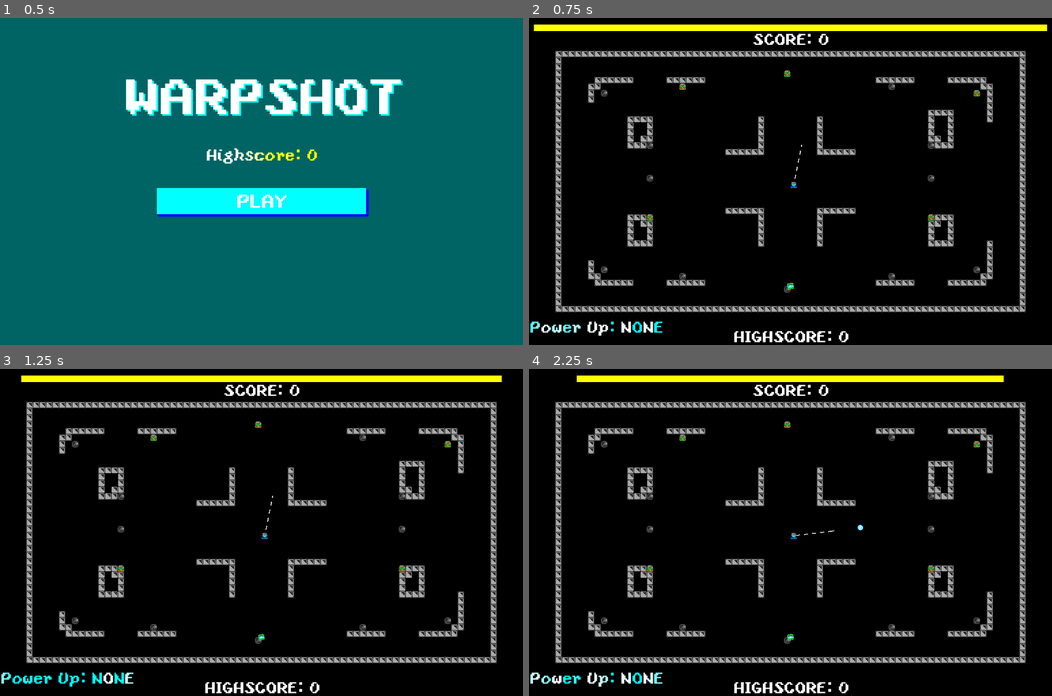
Above: before the commit, frames 1-4 (two rows, left to right).
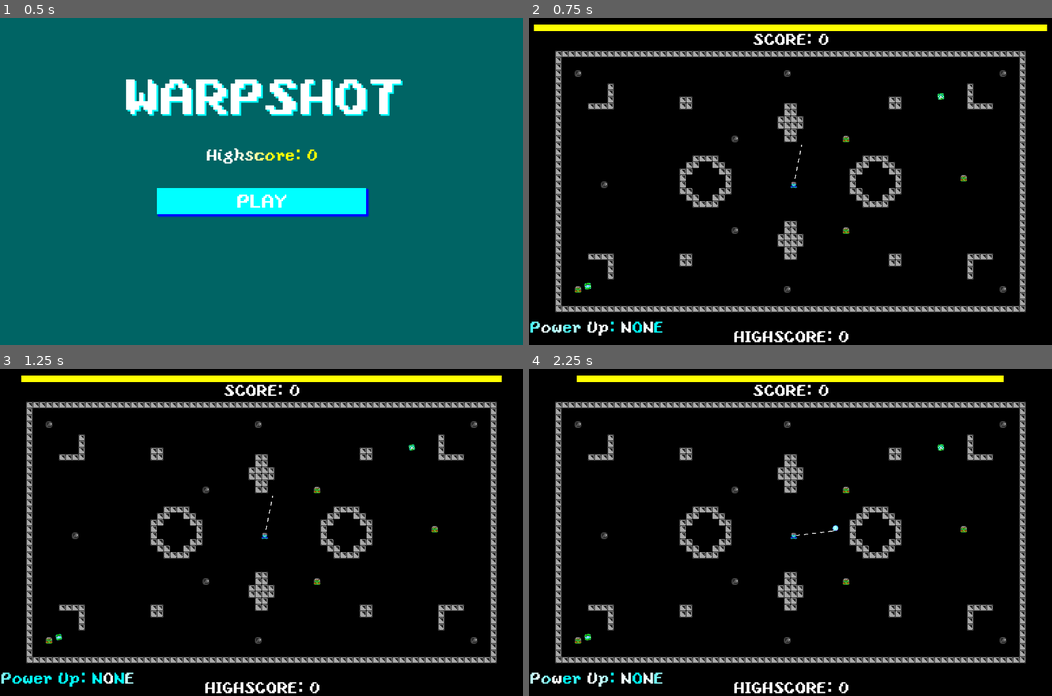
Above: after the commit, the same moments.

Repository: grecchus/warpshot
Game: Godot game, scene res://main_menu.tscn
Two runs of this game, one before a commit and one after it. Both use one fixed random seed, a clock stepped at 60 frames per second and the inputs below.
Inputs (mouse positions are in pixels of both pictures, inside the frame that each line leads up to):
- Up to frame 1 (0.5 s): no input
- Up to frame 2 (0.75 s): click "PLAY" at 0.5 s
- Up to frame 3 (1.25 s): no input
- Up to frame 4 (2.25 s): move the mouse to (905, 516) at 1.27 s; press the mouse at (905, 516) at 1.28 s; move the mouse to (685, 548) at 2.02 s; release the mouse at (685, 548) at 2.03 s; click (685, 548) at 2.1 s

Frame 1 is identical in both runs. In frame 2, 7.9% of the frame differs, in the area x 8-92%, y 16-84%; in frame 3, 7.9%; in frame 4, 8.0%.
Error before the commit: Attempt to call function 'get_64' in base 'null instance' on a null instance. (res://main_menu.gd:14)

Commit message:
clone position fix

Diff:
--- a/Levels/level0.tscn
+++ b/Levels/level0.tscn
@@ -484,7 +484,7 @@
 sources/2 = SubResource("TileSetAtlasSource_fo501")
 
 [sub_resource type="RectangleShape2D" id="RectangleShape2D_mt88t"]
-size = Vector2(16, 608)
+size = Vector2(128, 608)
 
 [sub_resource type="RectangleShape2D" id="RectangleShape2D_8bsjs"]
 size = Vector2(64, 16)
@@ -520,7 +520,7 @@
 size = Vector2(64, 16)
 
 [sub_resource type="RectangleShape2D" id="RectangleShape2D_4jjva"]
-size = Vector2(1152, 16)
+size = Vector2(1392, 137)
 
 [sub_resource type="RectangleShape2D" id="RectangleShape2D_mleh1"]
 size = Vector2(32, 32)
@@ -541,7 +541,7 @@
 size = Vector2(32, 32)
 
 [sub_resource type="RectangleShape2D" id="RectangleShape2D_8418q"]
-size = Vector2(1152, 16)
+size = Vector2(1400, 192)
 
 [sub_resource type="RectangleShape2D" id="RectangleShape2D_jou3w"]
 size = Vector2(64, 16)
@@ -577,144 +577,144 @@
 size = Vector2(64, 16)
 
 [sub_resource type="RectangleShape2D" id="RectangleShape2D_hynr3"]
-size = Vector2(16, 608)
-
-[node name="Level0" type="Node2D"]
+size = Vector2(144, 608)
+
+[node name="Level0" type="Node2D" unique_id=1249133451]
 script = ExtResource("1_ava50")
 
-[node name="Tilemap" type="TileMapLayer" parent="."]
+[node name="Tilemap" type="TileMapLayer" parent="." unique_id=603861069]
 tile_map_data = PackedByteArray("AAAAAAAAAAAAAAEAAAAaAAAAAAABAAAAAAABAAAAAAABAAAAAAACAAAAAAABAAAAAAADAAAAAAABAAAAAAAEAA …(6672 unchanged characters)…
 tile_set = SubResource("TileSet_i5m6n")
 
-[node name="CollisionBaker" type="StaticBody2D" parent="."]
+[node name="CollisionBaker" type="StaticBody2D" parent="." unique_id=172852876]
 collision_layer = 4
 script = ExtResource("5_byalx")
 tilemaplayers_nodepaths = Array[NodePath]([NodePath("../Tilemap")])
 
-[node name="CollisionShape2D" type="CollisionShape2D" parent="CollisionBaker"]
-position = Vector2(8, 320)
+[node name="CollisionShape2D" type="CollisionShape2D" parent="CollisionBaker" unique_id=1733080843]
+position = Vector2(-48, 320)
 shape = SubResource("RectangleShape2D_mt88t")
 
-[node name="CollisionShape2D2" type="CollisionShape2D" parent="CollisionBaker"]
+[node name="CollisionShape2D2" type="CollisionShape2D" parent="CollisionBaker" unique_id=1706257292]
 position = Vector2(112, 136)
 shape = SubResource("RectangleShape2D_8bsjs")
 
-[node name="CollisionShape2D3" type="CollisionShape2D" parent="CollisionBaker"]
+[node name="CollisionShape2D3" type="CollisionShape2D" parent="CollisionBaker" unique_id=1002035294]
 position = Vector2(112, 504)
 shape = SubResource("RectangleShape2D_y5boo")
 
-[node name="CollisionShape2D4" type="CollisionShape2D" parent="CollisionBaker"]
+[node name="CollisionShape2D4" type="CollisionShape2D" parent="CollisionBaker" unique_id=627130744]
 position = Vector2(136, 104)
 shape = SubResource("RectangleShape2D_56ill")
 
-[node name="CollisionShape2D5" type="CollisionShape2D" parent="CollisionBaker"]
+[node name="CollisionShape2D5" type="CollisionShape2D" parent="CollisionBaker" unique_id=1970378861]
 position = Vector2(136, 536)
 shape = SubResource("RectangleShape2D_vnosv")
 
-[node name="CollisionShape2D6" type="CollisionShape2D" parent="CollisionBaker"]
+[node name="CollisionShape2D6" type="CollisionShape2D" parent="CollisionBaker" unique_id=1844989202]
 position = Vector2(320, 128)
 shape = SubResource("RectangleShape2D_1fxq0")
 
-[node name="CollisionShape2D7" type="CollisionShape2D" parent="CollisionBaker"]
+[node name="CollisionShape2D7" type="CollisionShape2D" parent="CollisionBaker" unique_id=1392908068]
 position = Vector2(320, 512)
 shape = SubResource("RectangleShape2D_h3j02")
 
-[node name="CollisionShape2D8" type="CollisionShape2D" parent="CollisionBaker"]
+[node name="CollisionShape2D8" type="CollisionShape2D" parent="CollisionBaker" unique_id=247830295]
 position = Vector2(368, 264)
 shape = SubResource("RectangleShape2D_w3g8m")
 
-[node name="CollisionShape2D9" type="CollisionShape2D" parent="CollisionBaker"]
+[node name="CollisionShape2D9" type="CollisionShape2D" parent="CollisionBaker" unique_id=2066231243]
 position = Vector2(368, 280)
 shape = SubResource("RectangleShape2D_yi0fq")
 
-[node name="CollisionShape2D10" type="CollisionShape2D" parent="CollisionBaker"]
+[node name="CollisionShape2D10" type="CollisionShape2D" parent="CollisionBaker" unique_id=1217633483]
 position = Vector2(368, 320)
 shape = SubResource("RectangleShape2D_36asw")
 
-[node name="CollisionShape2D11" type="CollisionShape2D" parent="CollisionBaker"]
+[node name="CollisionShape2D11" type="CollisionShape2D" parent="CollisionBaker" unique_id=1504256600]
 position = Vector2(368, 360)
 shape = SubResource("RectangleShape2D_qkfnc")
 
-[node name="CollisionShape2D12" type="CollisionShape2D" parent="CollisionBaker"]
+[node name="CollisionShape2D12" type="CollisionShape2D" parent="CollisionBaker" unique_id=1547422183]
 position = Vector2(368, 376)
 shape = SubResource("RectangleShape2D_5ky7i")
 
-[node name="CollisionShape2D13" type="CollisionShape2D" parent="CollisionBaker"]
-position = Vector2(576, 8)
+[node name="CollisionShape2D13" type="CollisionShape2D" parent="CollisionBaker" unique_id=725301336]
+position = Vector2(584, -52.5)
 shape = SubResource("RectangleShape2D_4jjva")
 
-[node name="CollisionShape2D14" type="CollisionShape2D" parent="CollisionBaker"]
+[node name="CollisionShape2D14" type="CollisionShape2D" parent="CollisionBaker" unique_id=1237299706]
 position = Vector2(576, 144)
 shape = SubResource("RectangleShape2D_mleh1")
 
-[node name="CollisionShape2D15" type="CollisionShape2D" parent="CollisionBaker"]
+[node name="CollisionShape2D15" type="CollisionShape2D" parent="CollisionBaker" unique_id=1234740273]
 position = Vector2(576, 176)
 shape = SubResource("RectangleShape2D_s7mgi")
 
-[node name="CollisionShape2D16" type="CollisionShape2D" parent="CollisionBaker"]
+[node name="CollisionShape2D16" type="CollisionShape2D" parent="CollisionBaker" unique_id=168527501]
 position = Vector2(576, 208)
 shape = SubResource("RectangleShape2D_0rsvm")
 
-[node name="CollisionShape2D17" type="CollisionShape2D" parent="CollisionBaker"]
+[node name="CollisionShape2D17" type="CollisionShape2D" parent="CollisionBaker" unique_id=1420928697]
 position = Vector2(576, 432)
 shape = SubResource("RectangleShape2D_q7ag1")
 
-[node name="CollisionShape2D18" type="CollisionShape2D" parent="CollisionBaker"]
+[node name="CollisionShape2D18" type="CollisionShape2D" parent="CollisionBaker" unique_id=274502466]
 position = Vector2(576, 464)
 shape = SubResource("RectangleShape2D_xadlj")
 
-[node name="CollisionShape2D19" type="CollisionShape2D" parent="CollisionBaker"]
+[node name="CollisionShape2D19" type="CollisionShape2D" parent="CollisionBaker" unique_id=2034414456]
 position = Vector2(576, 496)
 shape = SubResource("RectangleShape2D_3h32f")
 
-[node name="CollisionShape2D20" type="CollisionShape2D" parent="CollisionBaker"]
-position = Vector2(576, 632)
+[node name="CollisionShape2D20" type="CollisionShape2D" parent="CollisionBaker" unique_id=1276622923]
+position = Vector2(588, 720)
 shape = SubResource("RectangleShape2D_8418q")
 
-[node name="CollisionShape2D21" type="CollisionShape2D" parent="CollisionBaker"]
+[node name="CollisionShape2D21" type="CollisionShape2D" parent="CollisionBaker" unique_id=528439727]
 position = Vector2(784, 264)
 shape = SubResource("RectangleShape2D_jou3w")
 
-[node name="CollisionShape2D22" type="CollisionShape2D" parent="CollisionBaker"]
+[node name="CollisionShape2D22" type="CollisionShape2D" parent="CollisionBaker" unique_id=657492250]
 position = Vector2(784, 280)
 shape = SubResource("RectangleShape2D_ctlm8")
 
-[node name="CollisionShape2D23" type="CollisionShape2D" parent="CollisionBaker"]
+[node name="CollisionShape2D23" type="CollisionShape2D" parent="CollisionBaker" unique_id=1300840635]
 position = Vector2(784, 320)
 shape = SubResource("RectangleShape2D_ohdp6")
 
-[node name="CollisionShape2D24" type="CollisionShape2D" parent="CollisionBaker"]
+[node name="CollisionShape2D24" type="CollisionShape2D" parent="CollisionBaker" unique_id=432587758]
 position = Vector2(784, 360)
 shape = SubResource("RectangleShape2D_dbywc")
 
-[node name="CollisionShape2D25" type="CollisionShape2D" parent="CollisionBaker"]
+[node name="CollisionShape2D25" type="CollisionShape2D" parent="CollisionBaker" unique_id=590661687]
 position = Vector2(784, 376)
 shape = SubResource("RectangleShape2D_lgnjc")
 
-[node name="CollisionShape2D26" type="CollisionShape2D" parent="CollisionBaker"]
+[node name="CollisionShape2D26" type="CollisionShape2D" parent="CollisionBaker" unique_id=599387486]
 position = Vector2(832, 128)
 shape = SubResource("RectangleShape2D_yp3eg")
 
-[node name="CollisionShape2D27" type="CollisionShape2D" parent="CollisionBaker"]
+[node name="CollisionShape2D27" type="CollisionShape2D" parent="CollisionBaker" unique_id=326695318]
 position = Vector2(832, 512)
 shape = SubResource("RectangleShape2D_v3mag")
 
-[node name="CollisionShape2D28" type="CollisionShape2D" parent="CollisionBaker"]
+[node name="CollisionShape2D28" type="CollisionShape2D" parent="CollisionBaker" unique_id=1570211057]
 position = Vector2(1016, 104)
 shape = SubResource("RectangleShape2D_hvwk6")
 
-[node name="CollisionShape2D29" type="CollisionShape2D" parent="CollisionBaker"]
+[node name="CollisionShape2D29" type="CollisionShape2D" parent="CollisionBaker" unique_id=1098204947]
 position = Vector2(1016, 536)
 shape = SubResource("RectangleShape2D_bukcg")
 
-[node name="CollisionShape2D30" type="CollisionShape2D" parent="CollisionBaker"]
+[node name="CollisionShape2D30" type="CollisionShape2D" parent="CollisionBaker" unique_id=1985757036]
 position = Vector2(1040, 136)
 shape = SubResource("RectangleShape2D_tqcpl")
 
-[node name="CollisionShape2D31" type="CollisionShape2D" parent="CollisionBaker"]
+[node name="CollisionShape2D31" type="CollisionShape2D" parent="CollisionBaker" unique_id=579428252]
 position = Vector2(1040, 504)
 shape = SubResource("RectangleShape2D_e1onx")
 
-[node name="CollisionShape2D32" type="CollisionShape2D" parent="CollisionBaker"]
-position = Vector2(1144, 320)
+[node name="CollisionShape2D32" type="CollisionShape2D" parent="CollisionBaker" unique_id=48367390]
+position = Vector2(1208, 320)
 shape = SubResource("RectangleShape2D_hynr3")
--- a/main.gd
+++ b/main.gd
@@ -46,6 +46,8 @@
 	new_game()
 
 func _process(delta: float) -> void:
+	#$Label.text = str(get_local_mouse_position())
+	#$Label.position = get_local_mouse_position()
 	var tl_to_tt : float = $TurnTimer.time_left / turn_time
 	$UI_Canvas/UI/Score.text = "SCORE: " + str(score)
 	$UI_Canvas/UI/TurnTime.scale.x = tl_to_tt
@@ -152,7 +154,7 @@
 	for c in $Level.get_children():
 		c.queue_free()
 
-	var loaded_level = load("res://Levels/level1.tscn") #To be changed
+	var loaded_level = load("res://Levels/level0.tscn") #To be changed
 	var level_instance = loaded_level.instantiate()
 	$Level.add_child(level_instance)
 
@@ -202,6 +204,8 @@
 ########################################################
 
 func spawn_enemies():
+	for sp in enemy_spawnpoints:
+		if check_tile_for_player(sp): print(sp)
 	if(enemy_spawnpoints.is_empty()): return
 	var temp_es = enemy_spawnpoints.duplicate()
 	var new_enemies_nr = clamp(temp_es.size() / 3, 1, temp_es.size())
@@ -209,6 +213,9 @@
 	for ne in new_enemies_nr:
 		var enemy_pos = temp_es.pick_random()
 		temp_es.erase(enemy_pos)
+		while(check_tile_for_player(enemy_pos) and temp_es.size() > 0):
+			enemy_pos = temp_es.pick_random()
+			temp_es.erase(enemy_pos)
 		#spawning
 #		set solid on spawn
 		astar_grid.set_point_solid(enemy_pos)
@@ -220,13 +227,15 @@
 		new_enemy.add_to_group("enemies")
 
 func spawn_powerups():
+	for sp in enemy_spawnpoints:
+		print(check_tile_for_player(sp))
 	if(free_pu_spawnpoints.is_empty()): return
 	var new_powerups_nr = clamp(free_pu_spawnpoints.size() / 4, 1, free_pu_spawnpoints.size())
 	for np in new_powerups_nr:
 		var powerup_pos = free_pu_spawnpoints.pick_random()
 		free_pu_spawnpoints.erase(powerup_pos)
 		#spawning
-#		set solid on spawn
+		#set solid on spawn
 		powerup_pos = GV.tilemap.map_to_local(powerup_pos)
 		var new_powerup = powerup_scene.instantiate()
 		$PowerUps.add_child(new_powerup)
@@ -248,3 +257,16 @@
 
 	if(free_pu_spawnpoints.has(tm_pos)): return
 	free_pu_spawnpoints.append(tm_pos)
+
+func check_tile_for_player(tile : Vector2i) -> bool:
+	var space = get_world_2d().direct_space_state
+	var intersected_objects : Array
+	var query = PhysicsShapeQueryParameters2D.new()
+	query.collision_mask = 2
+	query.shape = RectangleShape2D.new()
+	query.shape.size = GV.TILE_SIZE
+	query.transform = query.transform.translated(GV.tilemap.map_to_local(tile)+GV.tilemap_offset)
+	intersected_objects = space.intersect_shape(query)
+	for object in intersected_objects:
+		if object["collider"] is Player: return true
+	return false
--- a/main.tscn
+++ b/main.tscn
@@ -25,40 +25,40 @@
 shader_parameter/alpha = 1.0
 shader_parameter/shine_speed = 8.0
 
-[node name="Main" type="Node2D"]
+[node name="Main" type="Node2D" unique_id=1829782946]
 position = Vector2(64, 80)
 script = ExtResource("1_0dwys")
 
-[node name="TurnTimer" type="Timer" parent="."]
+[node name="TurnTimer" type="Timer" parent="." unique_id=1221142894]
 
-[node name="Enemies" type="Node" parent="."]
+[node name="Enemies" type="Node" parent="." unique_id=322366976]
 script = ExtResource("2_7w0fp")
 
-[node name="PowerUps" type="Node" parent="."]
+[node name="PowerUps" type="Node" parent="." unique_id=620313244]
 
-[node name="PowerUpManager" type="Node" parent="."]
+[node name="PowerUpManager" type="Node" parent="." unique_id=266154587]
 script = ExtResource("3_bi4ek")
 
-[node name="Clone" type="Node" parent="PowerUpManager"]
+[node name="Clone" type="Node" parent="PowerUpManager" unique_id=987120846]
 script = ExtResource("5_omrfx")
 
-[node name="Explosion" type="Node" parent="PowerUpManager"]
+[node name="Explosion" type="Node" parent="PowerUpManager" unique_id=1307148561]
 script = ExtResource("6_87nf5")
 
-[node name="Shield" type="Node" parent="PowerUpManager"]
+[node name="Shield" type="Node" parent="PowerUpManager" unique_id=338885676]
 script = ExtResource("7_ni1p4")
 
-[node name="Player" parent="." instance=ExtResource("8_itflu")]
+[node name="Level" type="Node2D" parent="." unique_id=1668155318]
 
-[node name="Level" type="Node2D" parent="."]
+[node name="Player" parent="." unique_id=418113694 instance=ExtResource("8_itflu")]
 
-[node name="UI_Canvas" type="CanvasLayer" parent="."]
+[node name="UI_Canvas" type="CanvasLayer" parent="." unique_id=175360123]
 process_mode = 3
 follow_viewport_enabled = true
 script = ExtResource("4_qftny")
 metadata/_edit_use_anchors_ = true
 
-[node name="UI" type="Control" parent="UI_Canvas"]
+[node name="UI" type="Control" parent="UI_Canvas" unique_id=1278928561]
 layout_mode = 3
 anchors_preset = 0
 offset_right = 1280.0
@@ -66,7 +66,7 @@
 mouse_filter = 1
 metadata/_edit_lock_ = true
 
-[node name="TurnTime" type="ColorRect" parent="UI_Canvas/UI"]
+[node name="TurnTime" type="ColorRect" parent="UI_Canvas/UI" unique_id=1280454127]
 layout_mode = 1
 anchors_preset = -1
 anchor_top = 0.02
@@ -77,7 +77,7 @@
 mouse_filter = 2
 color = Color(1, 1, 0, 1)
 
-[node name="Score" type="Label" parent="UI_Canvas/UI"]
+[node name="Score" type="Label" parent="UI_Canvas/UI" unique_id=1930872463]
 layout_mode = 1
 anchors_preset = -1
 anchor_top = 0.04
@@ -89,7 +89,7 @@
 horizontal_alignment = 1
 vertical_alignment = 1
 
-[node name="GameOver" type="Control" parent="UI_Canvas/UI"]
+[node name="GameOver" type="Control" parent="UI_Canvas/UI" unique_id=659365210]
 visible = false
 layout_mode = 1
 anchor_top = 0.42
@@ -99,7 +99,7 @@
 grow_horizontal = 2
 grow_vertical = 2
 
-[node name="GameOverLabel" type="Label" parent="UI_Canvas/UI/GameOver"]
+[node name="GameOverLabel" type="Label" parent="UI_Canvas/UI/GameOver" unique_id=1077848691]
 layout_mode = 1
 anchors_preset = 10
 anchor_right = 1.0
@@ -110,7 +110,7 @@
 horizontal_alignment = 1
 vertical_alignment = 1
 
-[node name="Restart" type="Button" parent="UI_Canvas/UI/GameOver"]
+[node name="Restart" type="Button" parent="UI_Canvas/UI/GameOver" unique_id=291816223]
 layout_mode = 1
 anchors_preset = 7
 anchor_left = 0.5
@@ -124,7 +124,7 @@
 grow_vertical = 0
 text = "RESTART"
 
-[node name="Highscore" type="Label" parent="UI_Canvas/UI"]
+[node name="Highscore" type="Label" parent="UI_Canvas/UI" unique_id=2113563727]
 layout_mode = 1
 anchors_preset = 7
 anchor_left = 0.5
@@ -141,7 +141,7 @@
 horizontal_alignment = 1
 vertical_alignment = 1
 
-[node name="PowerUp" type="Label" parent="UI_Canvas/UI"]
+[node name="PowerUp" type="Label" parent="UI_Canvas/UI" unique_id=1439179931]
 material = SubResource("ShaderMaterial_7a2l8")
 layout_mode = 1
 anchors_preset = 2
@@ -154,7 +154,7 @@
 theme = ExtResource("13_pheol")
 text = "Power Up:"
 
-[node name="Background" type="ColorRect" parent="."]
+[node name="Background" type="ColorRect" parent="." unique_id=18361494]
 show_behind_parent = true
 offset_left = -128.0
 offset_top = -128.0
@@ -164,6 +164,10 @@
 color = Color(0, 0, 0, 1)
 metadata/_edit_lock_ = true
 
+[node name="Label" type="Label" parent="." unique_id=1194993434]
+offset_right = 40.0
+offset_bottom = 23.0
+
 [connection signal="new_turn_signal" from="." to="PowerUpManager" method="_on_main_new_turn_signal"]
 [connection signal="timeout" from="TurnTimer" to="." method="_on_turn_timer_timeout"]
 [connection signal="pressed" from="UI_Canvas/UI/GameOver/Restart" to="." method="new_game"]
--- a/main_menu.gd
+++ b/main_menu.gd
@@ -11,5 +11,6 @@
 
 func load_highscore():
 	var file = FileAccess.open("user://highscore.dat", FileAccess.READ)
-	GV.highscore = file.get_64()
-	file.close()
+	if(file):
+		GV.highscore = file.get_64()
+		file.close()
--- a/main_menu.tscn
+++ b/main_menu.tscn
@@ -22,14 +22,14 @@
 
 [sub_resource type="AnimationLibrary" id="AnimationLibrary_43su1"]
 _data = {
-"transition": SubResource("Animation_va7gs")
+&"transition": SubResource("Animation_va7gs")
 }
 
 [sub_resource type="ShaderMaterial" id="ShaderMaterial_ae8nf"]
 shader = ExtResource("1_fpydd")
 shader_parameter/time = 1.0
 
-[node name="MainMenu" type="Control"]
+[node name="MainMenu" type="Control" unique_id=1860953218]
 layout_mode = 3
 anchors_preset = 15
 anchor_right = 1.0
@@ -38,7 +38,7 @@
 grow_vertical = 2
 script = ExtResource("2_aopuj")
 
-[node name="Background" type="ColorRect" parent="."]
+[node name="Background" type="ColorRect" parent="." unique_id=594199499]
 material = SubResource("ShaderMaterial_g4k1p")
 layout_mode = 1
 anchors_preset = 15
@@ -49,7 +49,7 @@
 theme = ExtResource("4_18o5l")
 color = Color(0, 0.393476, 0.393476, 1)
 
-[node name="Highscore" type="Label" parent="."]
+[node name="Highscore" type="Label" parent="." unique_id=2078924347]
 material = SubResource("ShaderMaterial_7qrmd")
 layout_mode = 1
 anchors_preset = -1
@@ -61,7 +61,7 @@
 horizontal_alignment = 1
 vertical_alignment = 1
 
-[node name="Title" type="Label" parent="."]
+[node name="Title" type="Label" parent="." unique_id=2121906463]
 layout_mode = 1
 anchors_preset = -1
 anchor_top = 0.16
@@ -78,7 +78,7 @@
 horizontal_alignment = 1
 vertical_alignment = 1
 
-[node name="PlayButton" type="Button" parent="."]
+[node name="PlayButton" type="Button" parent="." unique_id=1836326652]
 layout_mode = 1
 anchors_preset = -1
 anchor_left = 0.3
@@ -92,12 +92,10 @@
 theme_override_font_sizes/font_size = 48
 text = "PLAY"
 
-[node name="Transition" type="AnimationPlayer" parent="."]
-libraries = {
-"": SubResource("AnimationLibrary_43su1")
-}
+[node name="Transition" type="AnimationPlayer" parent="." unique_id=1674664756]
+libraries/ = SubResource("AnimationLibrary_43su1")
 
-[node name="Fade" type="ColorRect" parent="Transition"]
+[node name="Fade" type="ColorRect" parent="Transition" unique_id=2120844917]
 visible = false
 material = SubResource("ShaderMaterial_ae8nf")
 anchors_preset = 15
--- a/player.gd
+++ b/player.gd
@@ -34,7 +34,7 @@
 	var diff = global_position - get_global_mouse_position()
 	var force_clamped = clamp(diff.length(), 0.0, max_tension)
 	shot = shot_scene.instantiate()
-	self.add_child(shot)
+	GV.main.add_child(shot)
 	shot.main_shot = main_shot
 	shot.global_position = self.global_position
 	shot.show_behind_parent = true
--- a/power_up_manager.gd
+++ b/power_up_manager.gd
@@ -2,6 +2,7 @@
 var rng = RandomNumberGenerator.new()
 
 var saved_power_up : PowerUp
+var power_up_queue : Array[PowerUp]
 
 func give_power_up(power_up : PowerUp):
 	saved_power_up = power_up
--- a/power_ups/clone.gd
+++ b/power_ups/clone.gd
@@ -21,7 +21,8 @@
 func on_shot_stopped(player : Player, shot : Shot):
 	if(not shot.main_shot and get_tree().get_node_count_in_group("player") < 3):
 		set_to_expire = true
-		get_node("/root/Main").spawn_player(shot.global_position - GV.tilemap_offset)
+		print(shot.position)
+		get_node("/root/Main").spawn_player(shot.position)
 
 func on_new_turn():
 	if(not set_to_expire): return
Not shown: 1 places in Levels/level0.tscn that only renumber resources
Not shown, changed: icon.svg.import
Not shown: 1 places in main.tscn that only renumber resources
Not shown: 1 places in main_menu.tscn that only renumber resources
Not shown, changed: textures/castle.png.import
Not shown, changed: textures/evil_portal.png.import
Not shown, changed: textures/icon.png.import
Not shown, changed: textures/orc.png.import
Not shown, changed: textures/player.png.import
Not shown, changed: textures/powerups.png.import
Not shown, changed: textures/special_tiles.png.import
Not shown, changed: textures/textures.png.import
(and 8 more such lines)
